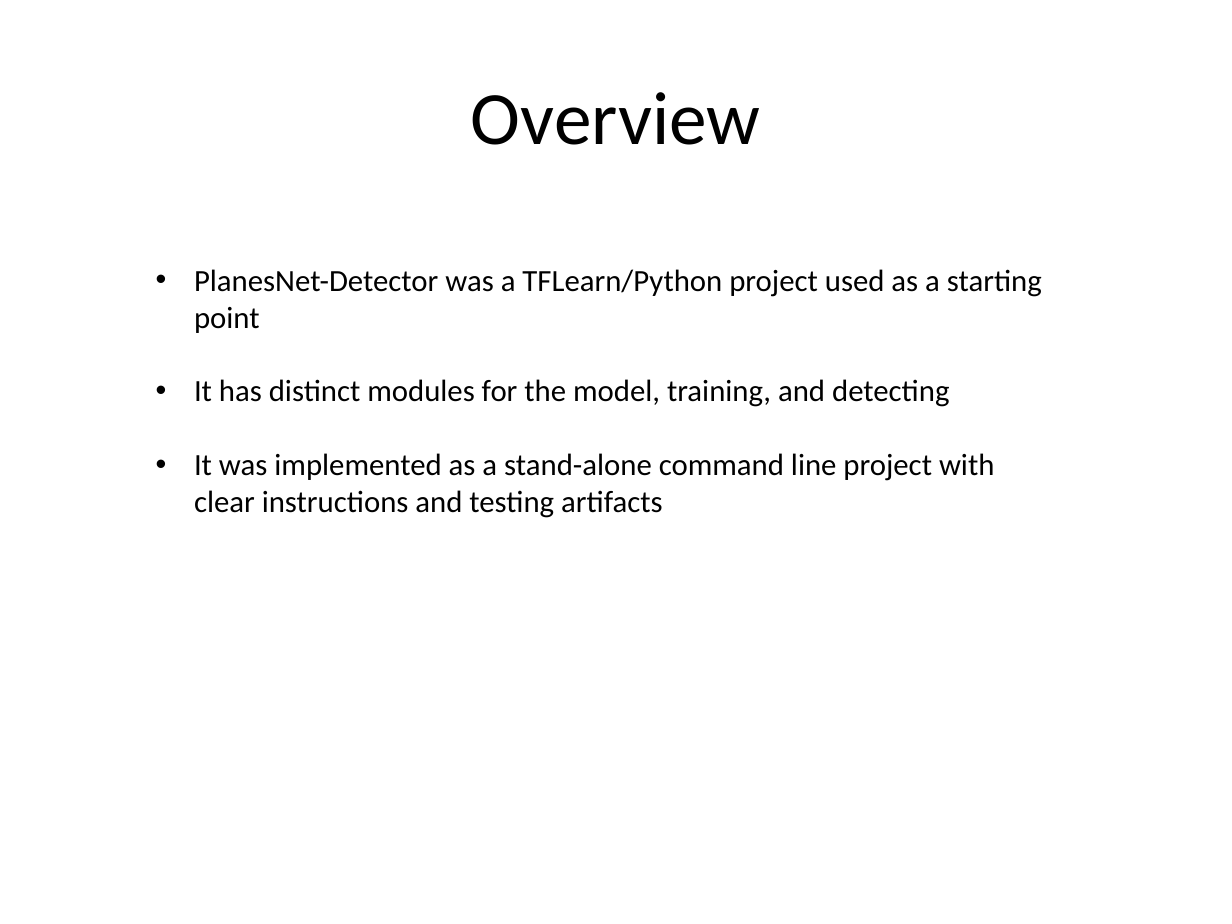
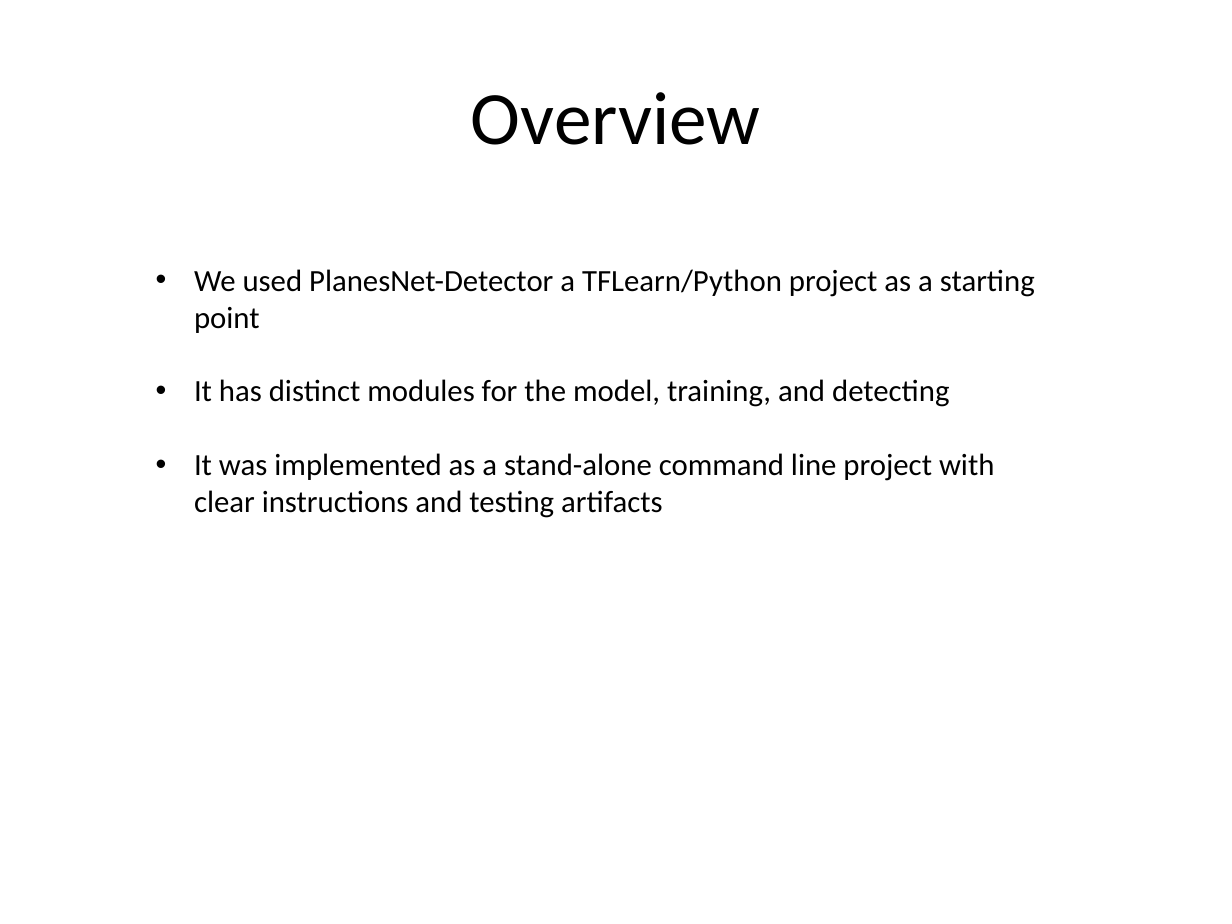
Before and after one commit to kskalvar/aws-sagemaker-planesnet-tflearn-bring-your-own-container, a slide deck: slide 5 of slides/AWS-Sagemaker-Planesnet-TFLearn-Bring-Your-Own-Container.pptx. Drawn at 1232x924 pixels with LibreOffice and Linux fonts; fonts in the diff are those of the drawing. Boxes give left, top, right and bottom in pixels: in the first picture for what was removed or moved away, otherwise in the second. Text is boxed around its words. In the diff, an @@ line names an element or a change of style, - is before the commit and + after.

```diff
--- a/slides/AWS-Sagemaker-Planesnet-TFLearn-Bring-Your-Own-Container.pptx
+++ b/slides/AWS-Sagemaker-Planesnet-TFLearn-Bring-Your-Own-Container.pptx
@@ text at (194, 269, 1035, 333): text changed @@
-• PlanesNet-Detector was a TFLearn/Python project used as a starting point
+• We used PlanesNet-Detector a TFLearn/Python project as a starting point
```
Also in this commit, not shown: 2 other slides changed, 2 slides added.
